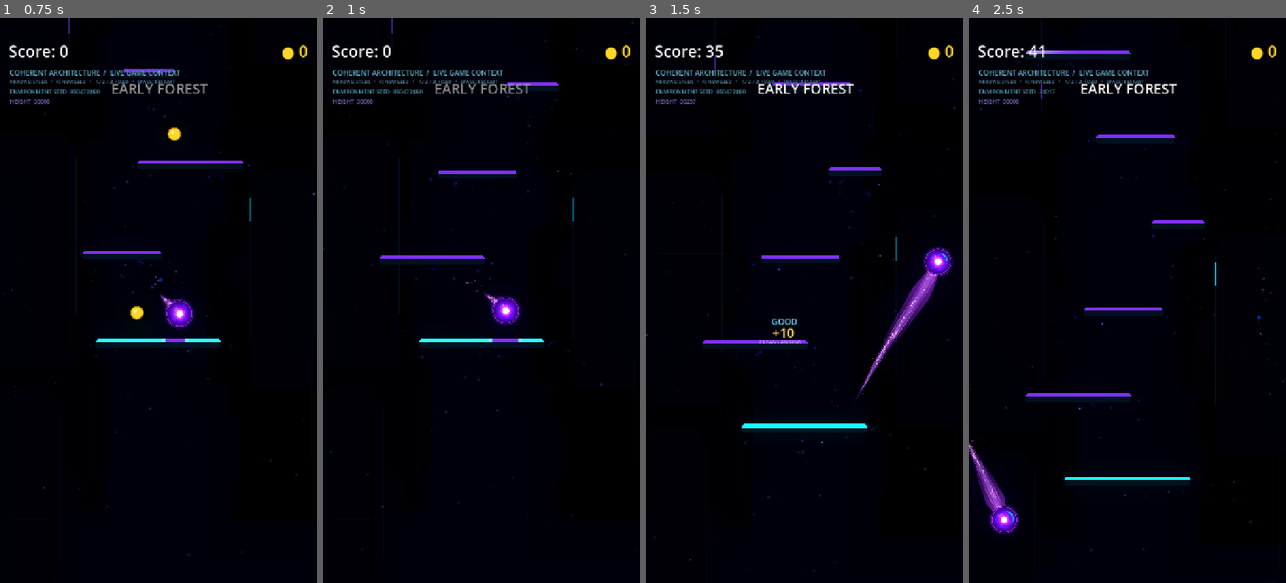
Above: before the commit, frames 1-4 (left to right).
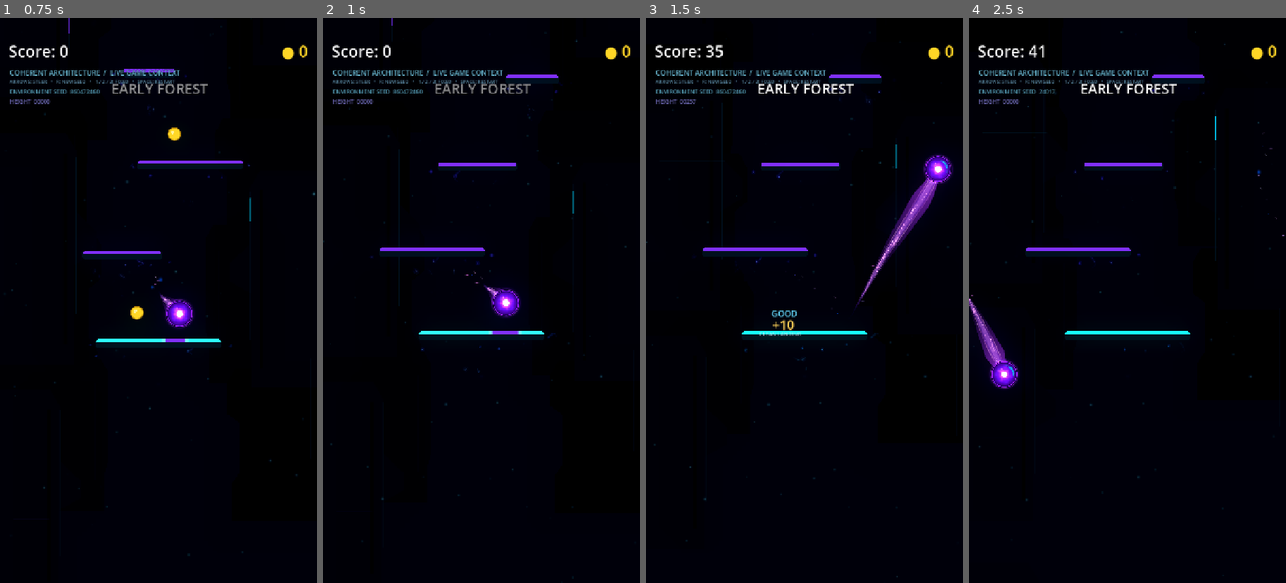
Above: after the commit, the same moments.

Repository: Kryodo/TowerJump
Game: Godot game, scene res://scenes/environment_architecture_test_room.tscn
Same seed, same stepped clock (60 frames per second), same inputs: the game is played once before the commit and once after it. This scene is started directly instead of the project's main scene.
Inputs (mouse positions are in pixels of both pictures, inside the frame that each line leads up to):
- Up to frame 1 (0.75 s): tap Enter at 0.5 s; move the mouse to (228, 272) at 0.52 s; hold Right (ui_right) from 0.53 s (still down); tap R at 0.6 s; click (228, 272) at 0.67 s
- Up to frame 2 (1 s): keep holding Right (ui_right); tap Space at 0.77 s
- Up to frame 3 (1.5 s): release Right (ui_right) at 1.25 s; drag from (741, 328) to (788, 413) at 1.27 s
- Up to frame 4 (2.5 s): move the mouse to (1159, 176) at 2.02 s; hold Right (ui_right) from 2.03 s (still down); tap 2 at 2.1 s

Frame 1 is identical in both runs. In frame 2, 2.3% of the frame differs, in the area x 0-98%, y 0-95%; in frame 3, 5.5%, in the area x 0-98%, y 0-99%; in frame 4, 4.3%.

Commit message:
Add controlled architecture palette variants A/B/C

Diff:
--- a/scripts/procedural_architecture_draw_layer.gd
+++ b/scripts/procedural_architecture_draw_layer.gd
@@ -10,6 +10,8 @@
 }
 
 @export var layer_type: LayerType = LayerType.FAR_SILHOUETTES
+enum PaletteVariant { CURRENT_NAVY, REVERSED_VOID, INTERMEDIATE_BLUE_BLACK }
+@export var palette_variant: PaletteVariant = PaletteVariant.CURRENT_NAVY
 @export var environment_seed: int = 7319
 @export var world_width: float = 720.0
 @export var section_top_y: float = -10400.0
@@ -41,6 +43,26 @@
 			_draw_archive_recess()
 		LayerType.NEAR_FRAMES:
 			_draw_near_frames()
+
+
+func _far_mass_color(index: int) -> Color:
+	match palette_variant:
+		PaletteVariant.REVERSED_VOID:
+			return Color(0.02745, 0.06667, 0.11765, 0.98) if index % 3 == 0 else Color(0.03137, 0.08235, 0.14118, 0.98)
+		PaletteVariant.INTERMEDIATE_BLUE_BLACK:
+			return Color(0.01176, 0.03137, 0.07059, 0.98) if index % 3 == 0 else Color(0.01569, 0.04314, 0.08627, 0.98)
+		_:
+			return FAR_MASS_A if index % 3 == 0 else FAR_MASS_B
+
+
+func _mid_mass_color() -> Color:
+	match palette_variant:
+		PaletteVariant.REVERSED_VOID:
+			return Color(0.04314, 0.10588, 0.16863, 0.96)
+		PaletteVariant.INTERMEDIATE_BLUE_BLACK:
+			return Color(0.02353, 0.06275, 0.11373, 0.96)
+		_:
+			return MID_MASS
 
 
 # A few broad, overlapping side masses imply an enormous continuous structure.
@@ -74,7 +96,7 @@
 		Vector2(edge_x + side * (inner + 10.0), top_y + height),
 		Vector2(edge_x - side * 86.0, top_y + height),
 	])
-	var fill: Color = FAR_MASS_A if index % 3 == 0 else FAR_MASS_B
+	var fill: Color = _far_mass_color(index)
 	draw_colored_polygon(points, fill)
 
 	# One recessed vertical seam on selected modules. The silhouette, not an
@@ -121,7 +143,7 @@
 		Vector2(edge_x + side * (width - 6.0), top_y + height),
 		Vector2(edge_x - side * 28.0, top_y + height),
 	])
-	draw_colored_polygon(silhouette, MID_MASS)
+	draw_colored_polygon(silhouette, _mid_mass_color())
 
 	# A quiet edge reveal separates the mass from the game background, while
 	# the broad fill still carries most of the structure's visual weight.
